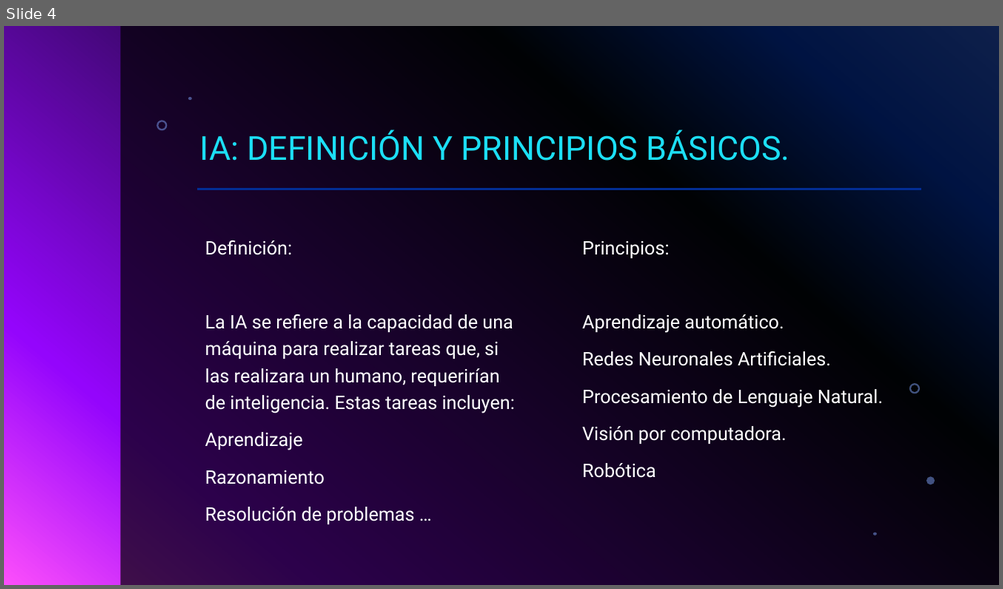
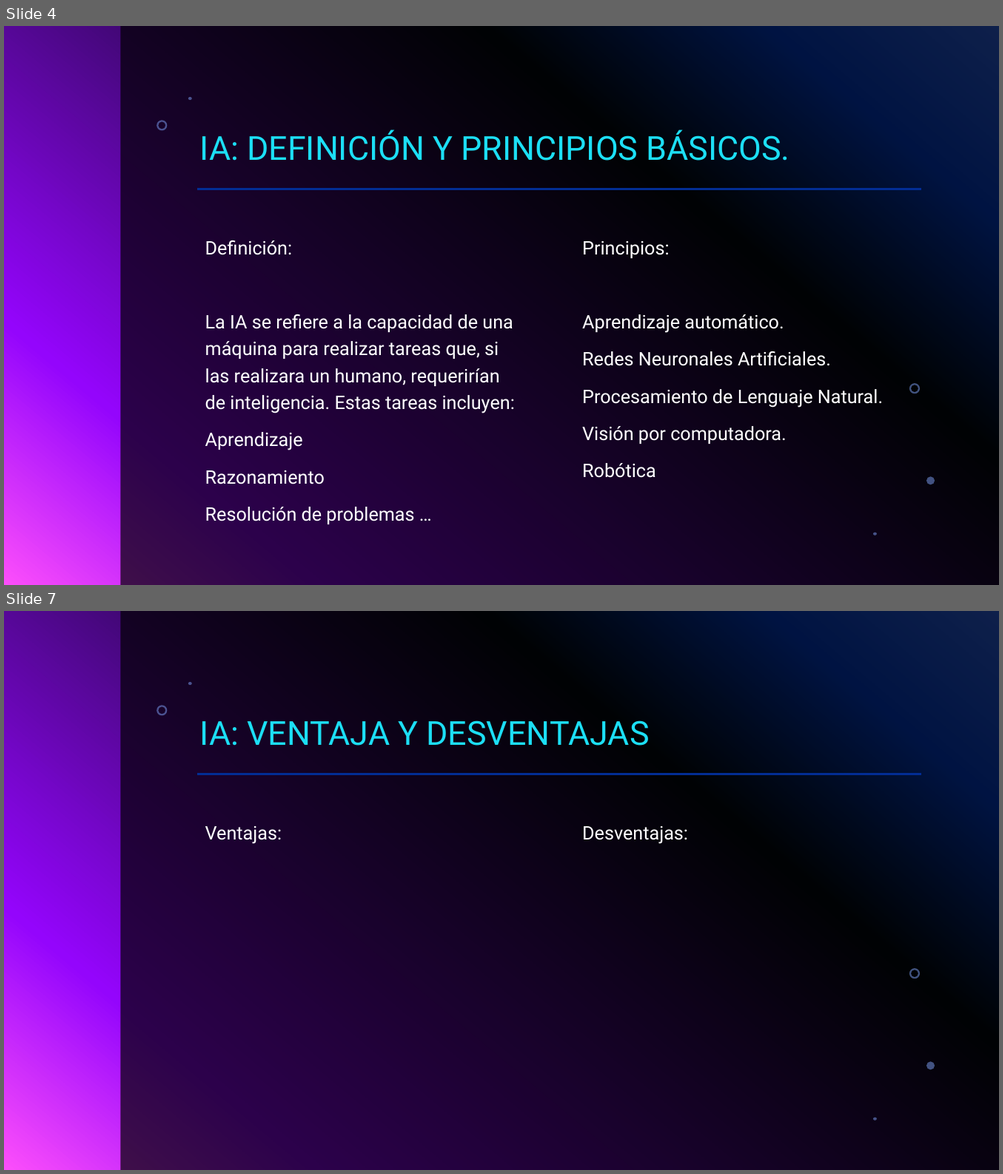
Before and after one commit to agarper2311/IES-Ntra-Sra-De-Los-Remedios, a slide deck: Digitalización/Tema 2/Tarea 2.1. Explorando las Técnologías Habilitadoras Digitales.pptx. Shown one above the other, each under a label of ours: slide 4 before the commit, slides 4 and 7 after it; the slides between them are not shown. The pictures are 1003x589 and 1003x1174 pixels, drawn with LibreOffice and Linux fonts; fonts in the diff are those of the drawing; background and template pictures are left out. Boxes give left, top, right and bottom in pixels: in the first picture for what was removed or moved away, otherwise in the second. Text is boxed around its words. In the diff, an @@ line names an element or a change of style, - is before the commit and + after.

```diff
--- a/Digitalización/Tema 2/Tarea 2.1. Explorando las Técnologías Habilitadoras Digitales.pptx
+++ b/Digitalización/Tema 2/Tarea 2.1. Explorando las Técnologías Habilitadoras Digitales.pptx
@@ slide 7 added at (x1=4, y1=611, x2=999, y2=1170), background gradient #316CFC to #0343DF to #02090E to #9405FC to #FC4EFB; not listed: 7 template elements that a slide beside it also shows @@
@@ title added at (x1=200, y1=721, x2=649, y2=746), 32 pt, text #1CDFF5 @@
+IA: VENTAJA Y DESVENTAJAS
@@ text added at (x1=205, y1=826, x2=282, y2=844), 18 pt, text #FFFFFF @@
+Ventajas:
@@ text added at (x1=582, y1=826, x2=688, y2=844), 18 pt, text #FFFFFF @@
+Desventajas:
```
Also in this commit, not shown: 5 other slides added.
